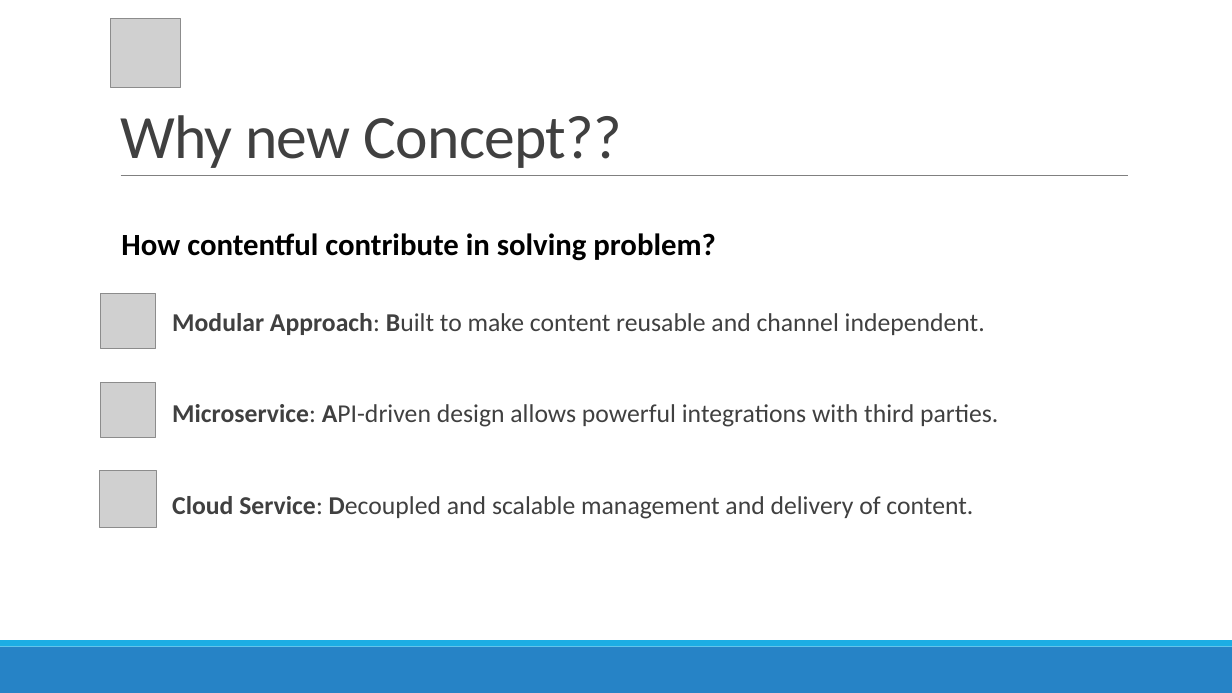
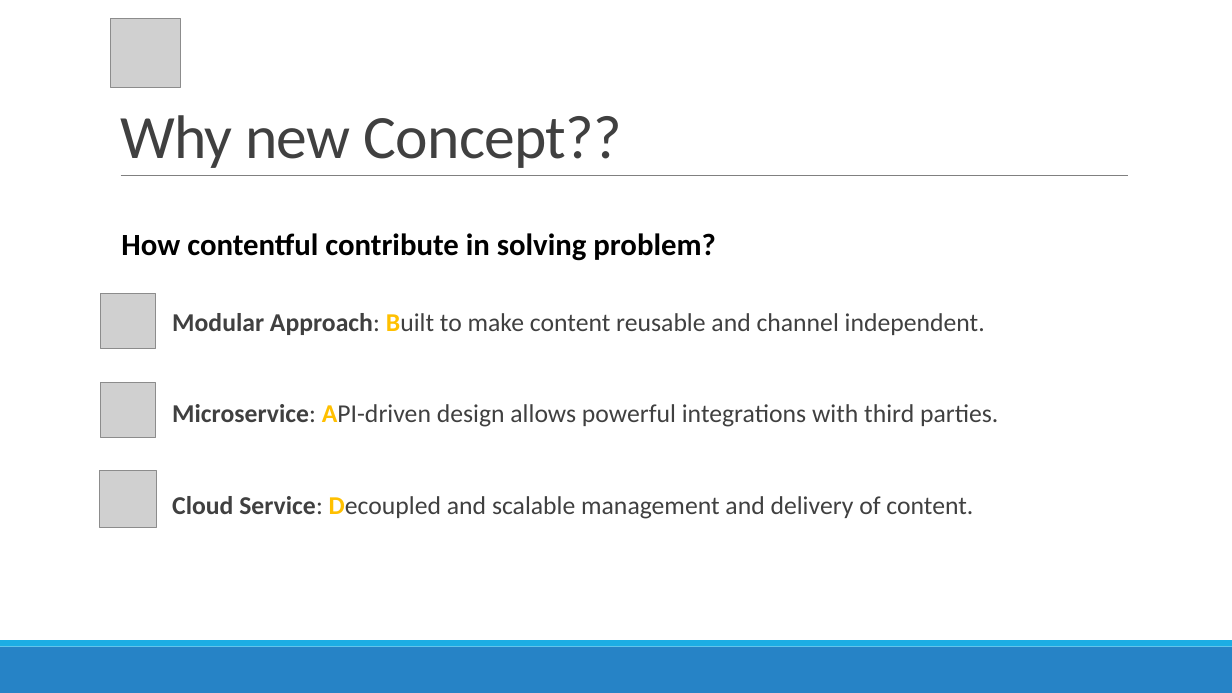
Before and after one commit to r4yadav/contentful-altudo, a slide deck: slide 7 of Contentful-queries.pptx (slide 4 before the commit). Drawn at 1232x693 pixels with LibreOffice and Linux fonts; fonts in the diff are those of the drawing; grey boxes stand for pictures. Boxes give left, top, right and bottom in pixels: in the first picture for what was removed or moved away, otherwise in the second. Text is boxed around its words. In the diff, an @@ line names an element or a change of style, - is before the commit and + after.

```diff
--- a/Contentful-queries.pptx
+++ b/Contentful-queries.pptx
@@ text "Modular Approach: Built to make ..." at box(172, 313, 998, 519): text colour #404040 to #FFC000 in "Built", "API-driven", "Decoupled" @@
```
Also in this commit, not shown: 3 other slides changed, 3 slides added, 4 slides removed.
